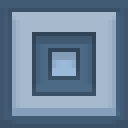
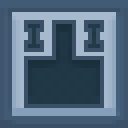
Layer changes from the first (128, 128) image to the second:
showed group "Fermenter" (5 layers) over <box>24,20,104,108</box>
hid group "Sides" (8 layers) over <box>32,32,96,96</box>
